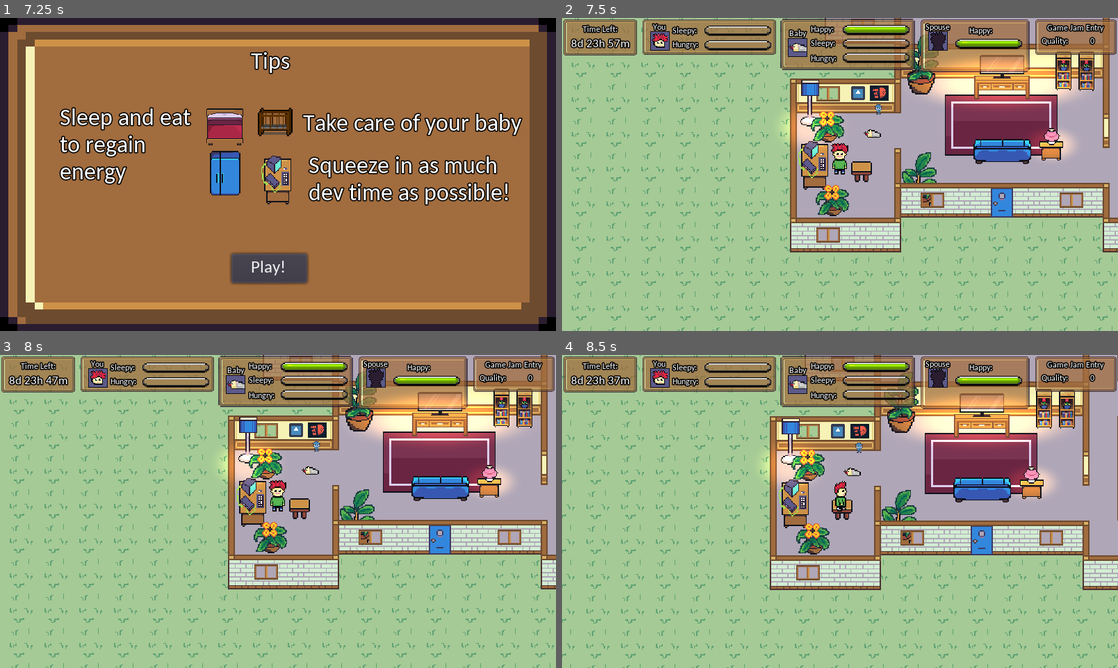
Above: before the commit, frames 1-4 (two rows, left to right).
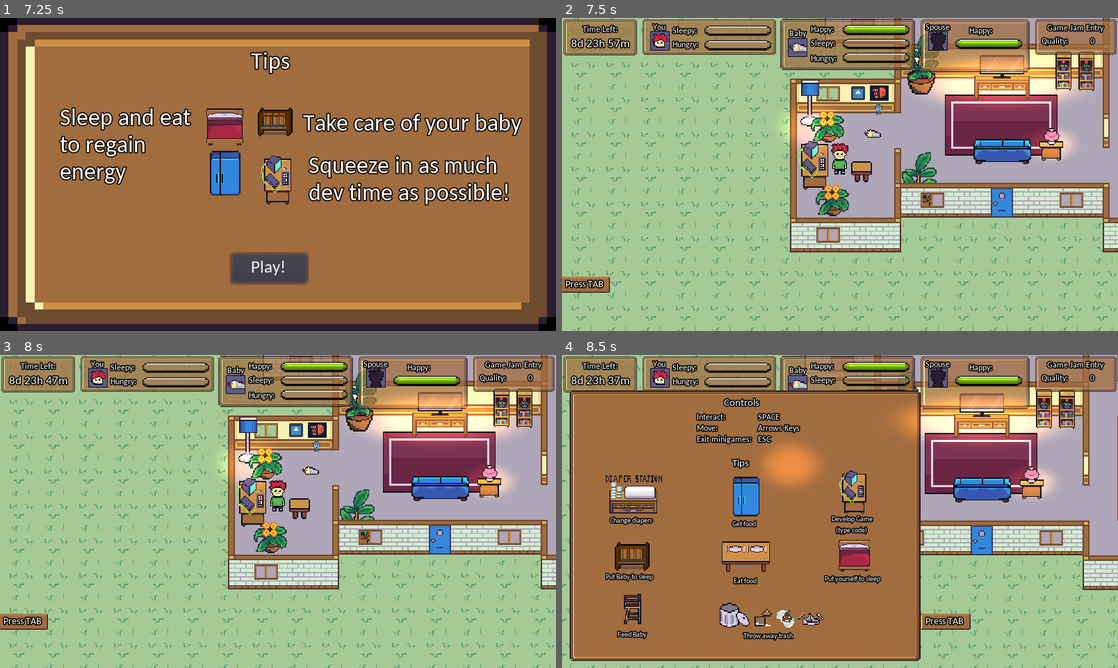
Above: after the commit, the same moments.

Repository: kevinms/godot-wild-jam-24
Game: Godot game, scene res://MainMenu.tscn
Same seed, same stepped clock (60 frames per second), same inputs: the game is played once before the commit and once after it. The engine's default icon, where the game draws it, is replaced by a stand-in: a white triangle on a blue panel in a dark square. Sound files missing from this copy of the repository are replaced by a short silence.
Inputs (mouse positions are in pixels of both pictures, inside the frame that each line leads up to):
- Up to frame 1 (7.25 s): click "New Game" at 0.5 s; click "Continue" at 1.25 s; click (366, 193) at 2.02 s; type "Alex" at 2.1 s; click "Confirm" at 2.75 s; click (394, 190) at 3.52 s; type "Alex" at 3.6 s; click "Confirm" at 4.25 s; click (278, 218) at 5.02 s; type "Alex" at 5.1 s; click "Confirm" at 5.75 s; click "Continue" at 6.5 s
- Up to frame 2 (7.5 s): click "Play!" at 7.25 s
- Up to frame 3 (8 s): no input
- Up to frame 4 (8.5 s): tap Enter (ui_accept) at 8, 8.27 s; hold Right (ui_right) from 8.03 s (still down); tap Tab (ui_focus_next) at 8.1 s

Frame 1 is identical in both runs. In frame 2, 0.4% of the frame differs, in the area x 0-9%, y 82-88%; in frame 3, 0.4%; in frame 4, 53%, in the area x 1-74%, y 11-98%.

Commit message:
Added help panel that is accessed with TAB.

Diff:
--- a/HouseV2.tscn
+++ b/HouseV2.tscn
@@ -43,6 +43,8 @@
 [ext_resource path="res://Furniture/BathroomSinkHorizontal.tscn" type="PackedScene" id=41]
 [ext_resource path="res://UI/GameOverReason.tscn" type="PackedScene" id=42]
 [ext_resource path="res://SFX/godot-wildjam-24-track1-kevin-edit.ogg" type="AudioStream" id=43]
+[ext_resource path="res://UI/HelpPanel.tscn" type="PackedScene" id=44]
+[ext_resource path="res://UI/HelpPanel.gd" type="Script" id=45]
 
 [sub_resource type="TileSet" id=1]
 0/name = "floor-tiles-v2.png 0"
@@ -510,6 +512,22 @@
 } ]
 }
 
+[sub_resource type="Animation" id=39]
+resource_name = "slide"
+length = 0.5
+tracks/0/type = "value"
+tracks/0/path = NodePath("HelpPanel:position")
+tracks/0/interp = 2
+tracks/0/loop_wrap = true
+tracks/0/imported = false
+tracks/0/enabled = true
+tracks/0/keys = {
+"times": PoolRealArray( 0, 0.3, 0.5 ),
+"transitions": PoolRealArray( 1, 1, 1 ),
+"update": 0,
+"values": [ Vector2( -581.898, -149.132 ), Vector2( -220, -149.132 ), Vector2( -250, -149.132 ) ]
+}
+
 [node name="House" type="Node2D"]
 
 [node name="Floor" type="TileMap" parent="."]
@@ -583,19 +601,28 @@
 
 [node name="TrashThrowingAnimation" type="AnimationPlayer" parent="YSort/Player/Camera2D"]
 playback_speed = 1.5
-anims/StartTrashThrowing = SubResource( 42 )
+anims/StartTrashThrowing = SubResource( 35 )
 
 [node name="FridgeMinigameAnimation" type="AnimationPlayer" parent="YSort/Player/Camera2D"]
 playback_speed = 1.5
-anims/StartFridgeMinigame = SubResource( 45 )
+anims/StartFridgeMinigame = SubResource( 36 )
 
 [node name="FeedBabyMinigameAnimation" type="AnimationPlayer" parent="YSort/Player/Camera2D"]
 playback_speed = 1.5
-anims/StartFeedBabyMinigame = SubResource( 48 )
+anims/StartFeedBabyMinigame = SubResource( 37 )
 
 [node name="GameOverReasonAnimation" type="AnimationPlayer" parent="YSort/Player/Camera2D"]
 playback_speed = 1.5
-anims/GameOver = SubResource( 51 )
+anims/GameOver = SubResource( 38 )
+
+[node name="HelpPanel" parent="YSort/Player/Camera2D" instance=ExtResource( 44 )]
+position = Vector2( -581.898, -149.132 )
+z_index = 900
+script = ExtResource( 45 )
+
+[node name="HelpPanelAnimation" type="AnimationPlayer" parent="YSort/Player/Camera2D"]
+playback_speed = 1.5
+anims/slide = SubResource( 39 )
 
 [node name="TV" parent="YSort" instance=ExtResource( 6 )]
 position = Vector2( 176.665, 114.952 )
--- /dev/null
+++ b/UI/HelpPanel.gd
@@ -0,0 +1,13 @@
+extends Node2D
+
+var toggle = true
+
+func _process(delta):
+	if Input.is_action_just_pressed("ui_focus_next"):
+
+		if toggle:
+			$"../HelpPanelAnimation".play("slide")
+		else:
+			$"../HelpPanelAnimation".play_backwards("slide")
+
+		toggle = !toggle
--- /dev/null
+++ b/UI/HelpPanel.tscn
@@ -0,0 +1,288 @@
+[gd_scene load_steps=20 format=2]
+
+[ext_resource path="res://Furniture/Assets/dialogue-white.png" type="Texture" id=1]
+[ext_resource path="res://Fonts/carlito/Carlito-Regular.ttf" type="DynamicFontData" id=2]
+[ext_resource path="res://Furniture/Assets/computer-desk.png" type="Texture" id=3]
+[ext_resource path="res://Furniture/Assets/crib_bars.png" type="Texture" id=4]
+[ext_resource path="res://Furniture/Assets/frig.png" type="Texture" id=5]
+[ext_resource path="res://Furniture/Assets/bed-large.png" type="Texture" id=6]
+[ext_resource path="res://Furniture/Assets/crib_base.png" type="Texture" id=7]
+[ext_resource path="res://Furniture/Assets/highchair-back.png" type="Texture" id=8]
+[ext_resource path="res://Furniture/Assets/trash-can.png" type="Texture" id=9]
+[ext_resource path="res://Furniture/Assets/dinner-ware.png" type="Texture" id=10]
+[ext_resource path="res://Furniture/Assets/diaper-changing-station.png" type="Texture" id=11]
+[ext_resource path="res://Furniture/Assets/table.png" type="Texture" id=12]
+[ext_resource path="res://Furniture/Assets/diaper.png" type="Texture" id=13]
+[ext_resource path="res://Furniture/Assets/dinner-ware-dirty.png" type="Texture" id=14]
+[ext_resource path="res://Furniture/Assets/empty-bottle.png" type="Texture" id=15]
+
+[sub_resource type="DynamicFont" id=1]
+size = 10
+outline_size = 1
+outline_color = Color( 0, 0, 0, 1 )
+font_data = ExtResource( 2 )
+
+[sub_resource type="DynamicFont" id=2]
+size = 8
+outline_size = 1
+outline_color = Color( 0, 0, 0, 1 )
+font_data = ExtResource( 2 )
+
+[sub_resource type="DynamicFont" id=4]
+size = 7
+outline_size = 1
+outline_color = Color( 0, 0, 0, 1 )
+font_data = ExtResource( 2 )
+
+[sub_resource type="DynamicFont" id=3]
+size = 9
+outline_size = 1
+outline_color = Color( 0, 0, 0, 1 )
+font_data = ExtResource( 2 )
+
+[node name="HelpPanel" type="Node2D"]
+
+[node name="NinePatchRect" type="NinePatchRect" parent="."]
+margin_left = 1.0
+margin_top = 38.0
+margin_right = 324.0
+margin_bottom = 287.0
+texture = ExtResource( 1 )
+patch_margin_left = 5
+patch_margin_top = 5
+patch_margin_right = 4
+patch_margin_bottom = 5
+__meta__ = {
+"_edit_lock_": true,
+"_edit_use_anchors_": false
+}
+
+[node name="Controls" type="Label" parent="NinePatchRect"]
+margin_left = 141.788
+margin_top = 6.2946
+margin_right = 181.788
+margin_bottom = 20.2946
+custom_fonts/font = SubResource( 1 )
+text = "Controls"
+__meta__ = {
+"_edit_use_anchors_": false
+}
+
+[node name="Node2D" type="Node2D" parent="NinePatchRect"]
+position = Vector2( 106.211, 3.17839 )
+
+[node name="Actions" type="Label" parent="NinePatchRect/Node2D"]
+margin_left = 11.4023
+margin_top = 18.1277
+margin_right = 76.4023
+margin_bottom = 59.1277
+custom_fonts/font = SubResource( 2 )
+text = "Interact:
+Move:
+Exit minigames:"
+
+[node name="Keys" type="Label" parent="NinePatchRect/Node2D"]
+margin_left = 66.6835
+margin_top = 18.4084
+margin_right = 131.684
+margin_bottom = 59.4084
+custom_fonts/font = SubResource( 2 )
+text = "SPACE
+Arrows Keys
+ESC"
+__meta__ = {
+"_edit_use_anchors_": false
+}
+
+[node name="Tips" type="Label" parent="NinePatchRect"]
+margin_left = 150.109
+margin_top = 62.4954
+margin_right = 190.109
+margin_bottom = 76.4954
+custom_fonts/font = SubResource( 1 )
+text = "Tips"
+__meta__ = {
+"_edit_use_anchors_": false
+}
+
+[node name="Items" type="Node2D" parent="NinePatchRect"]
+position = Vector2( 23, -11.75 )
+
+[node name="Bed" type="Sprite" parent="NinePatchRect/Items"]
+position = Vector2( 239.311, 163.293 )
+scale = Vector2( 0.484614, 0.484614 )
+texture = ExtResource( 6 )
+
+[node name="Label" type="Label" parent="NinePatchRect/Items"]
+margin_left = 212.199
+margin_top = 182.496
+margin_right = 274.199
+margin_bottom = 199.496
+custom_fonts/font = SubResource( 4 )
+text = "Put yourself to sleep"
+__meta__ = {
+"_edit_use_anchors_": false
+}
+
+[node name="Fridge" type="Sprite" parent="NinePatchRect/Items"]
+position = Vector2( 139.509, 99.6336 )
+scale = Vector2( 0.877232, 0.877232 )
+texture = ExtResource( 5 )
+
+[node name="Label2" type="Label" parent="NinePatchRect/Items"]
+margin_left = 127.432
+margin_top = 130.818
+margin_right = 189.432
+margin_bottom = 147.818
+custom_fonts/font = SubResource( 4 )
+text = "Get food"
+__meta__ = {
+"_edit_use_anchors_": false
+}
+
+[node name="Computer" type="Sprite" parent="NinePatchRect/Items"]
+position = Vector2( 238.944, 102.918 )
+scale = Vector2( 0.87723, 0.87723 )
+texture = ExtResource( 3 )
+
+[node name="Label3" type="Label" parent="NinePatchRect/Items"]
+margin_left = 205.923
+margin_top = 127.117
+margin_right = 267.923
+margin_bottom = 146.117
+custom_fonts/font = SubResource( 4 )
+text = "Develop Game
+(type code)"
+align = 1
+__meta__ = {
+"_edit_use_anchors_": false
+}
+
+[node name="Crib" type="Node2D" parent="NinePatchRect/Items"]
+position = Vector2( -23.378, 113.35 )
+
+[node name="crib_base" type="Sprite" parent="NinePatchRect/Items/Crib"]
+position = Vector2( 58.1262, 47.9503 )
+texture = ExtResource( 7 )
+
+[node name="crib_bars" type="Sprite" parent="NinePatchRect/Items/Crib/crib_base"]
+position = Vector2( -0.0261536, -2.01723 )
+texture = ExtResource( 4 )
+
+[node name="Label4" type="Label" parent="NinePatchRect/Items"]
+margin_left = 10.0645
+margin_top = 180.211
+margin_right = 72.0645
+margin_bottom = 197.211
+custom_fonts/font = SubResource( 4 )
+text = "Put Baby to sleep"
+__meta__ = {
+"_edit_use_anchors_": false
+}
+
+[node name="Highchair" type="Sprite" parent="NinePatchRect/Items"]
+position = Vector2( 27.1737, 210.503 )
+texture = ExtResource( 8 )
+
+[node name="Label5" type="Label" parent="NinePatchRect/Items"]
+margin_left = 20.785
+margin_top = 233.079
+margin_right = 82.785
+margin_bottom = 250.079
+custom_fonts/font = SubResource( 4 )
+text = "Feed Baby"
+__meta__ = {
+"_edit_use_anchors_": false
+}
+
+[node name="Trashcan" type="Sprite" parent="NinePatchRect/Items"]
+position = Vector2( 127.991, 215.031 )
+texture = ExtResource( 9 )
+
+[node name="Bottle" type="Sprite" parent="NinePatchRect/Items/Trashcan"]
+position = Vector2( 27.4144, 5.33058 )
+texture = ExtResource( 15 )
+
+[node name="Diaper" type="Sprite" parent="NinePatchRect/Items/Trashcan"]
+position = Vector2( 47.9758, 7.04247 )
+texture = ExtResource( 13 )
+
+[node name="DirtyPlate" type="Sprite" parent="NinePatchRect/Items/Trashcan"]
+position = Vector2( 72.3226, 7.98369 )
+texture = ExtResource( 14 )
+
+[node name="Label6" type="Label" parent="NinePatchRect/Items"]
+margin_left = 136.619
+margin_top = 233.878
+margin_right = 198.619
+margin_bottom = 250.878
+custom_fonts/font = SubResource( 4 )
+text = "Throw away trash"
+__meta__ = {
+"_edit_use_anchors_": false
+}
+
+[node name="DinnerTable" type="Sprite" parent="NinePatchRect/Items"]
+position = Vector2( 139.801, 160.053 )
+scale = Vector2( 0.780769, 0.780769 )
+texture = ExtResource( 12 )
+
+[node name="Plate" type="Sprite" parent="NinePatchRect/Items/DinnerTable"]
+position = Vector2( -12.4123, -4.08789 )
+texture = ExtResource( 10 )
+
+[node name="Plate2" type="Sprite" parent="NinePatchRect/Items/DinnerTable"]
+position = Vector2( 13.5272, -4.31087 )
+texture = ExtResource( 10 )
+
+[node name="Label7" type="Label" parent="NinePatchRect/Items"]
+margin_left = 127.706
+margin_top = 183.552
+margin_right = 189.706
+margin_bottom = 200.552
+custom_fonts/font = SubResource( 4 )
+text = "Eat food"
+__meta__ = {
+"_edit_use_anchors_": false
+}
+
+[node name="DiaperStation" type="Sprite" parent="NinePatchRect/Items"]
+position = Vector2( 36.1563, 99.9726 )
+scale = Vector2( 0.868461, 0.868461 )
+texture = ExtResource( 11 )
+
+[node name="Label8" type="Label" parent="NinePatchRect/Items"]
+margin_left = 14.4406
+margin_top = 127.981
+margin_right = 64.4406
+margin_bottom = 144.981
+custom_fonts/font = SubResource( 4 )
+text = "Change diapers"
+__meta__ = {
+"_edit_use_anchors_": false
+}
+
+[node name="NinePatchRect2" type="NinePatchRect" parent="."]
+margin_left = 324.103
+margin_top = 243.434
+margin_right = 370.103
+margin_bottom = 258.434
+texture = ExtResource( 1 )
+patch_margin_left = 5
+patch_margin_top = 5
+patch_margin_right = 4
+patch_margin_bottom = 5
+__meta__ = {
+"_edit_use_anchors_": false
+}
+
+[node name="Label" type="Label" parent="NinePatchRect2"]
+margin_left = 4.51059
+margin_top = 3.32506
+margin_right = 43.5106
+margin_bottom = 14.325
+custom_fonts/font = SubResource( 3 )
+text = "Press TAB"
+__meta__ = {
+"_edit_use_anchors_": false
+}
Not shown: 5 places in HouseV2.tscn that only renumber resources
